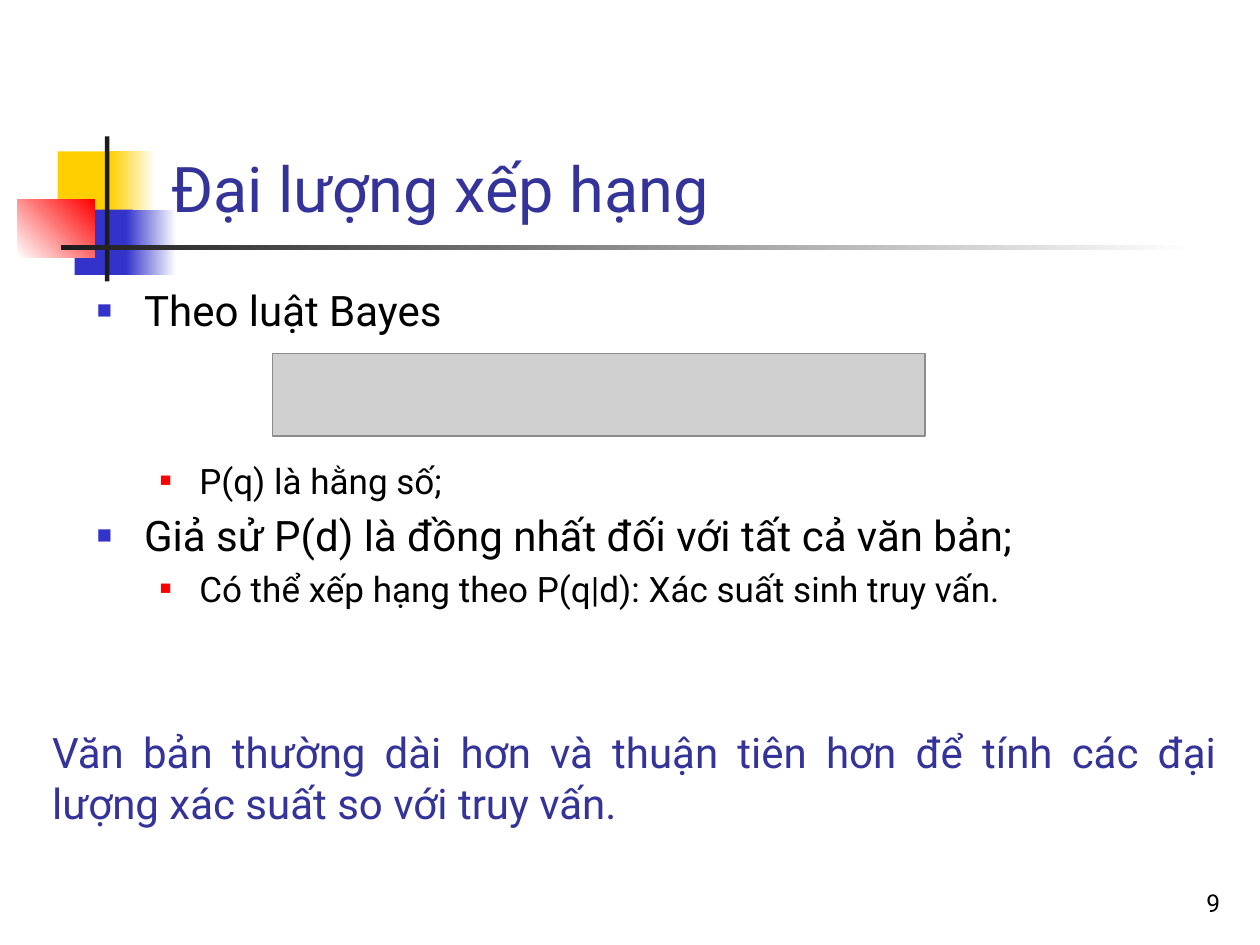
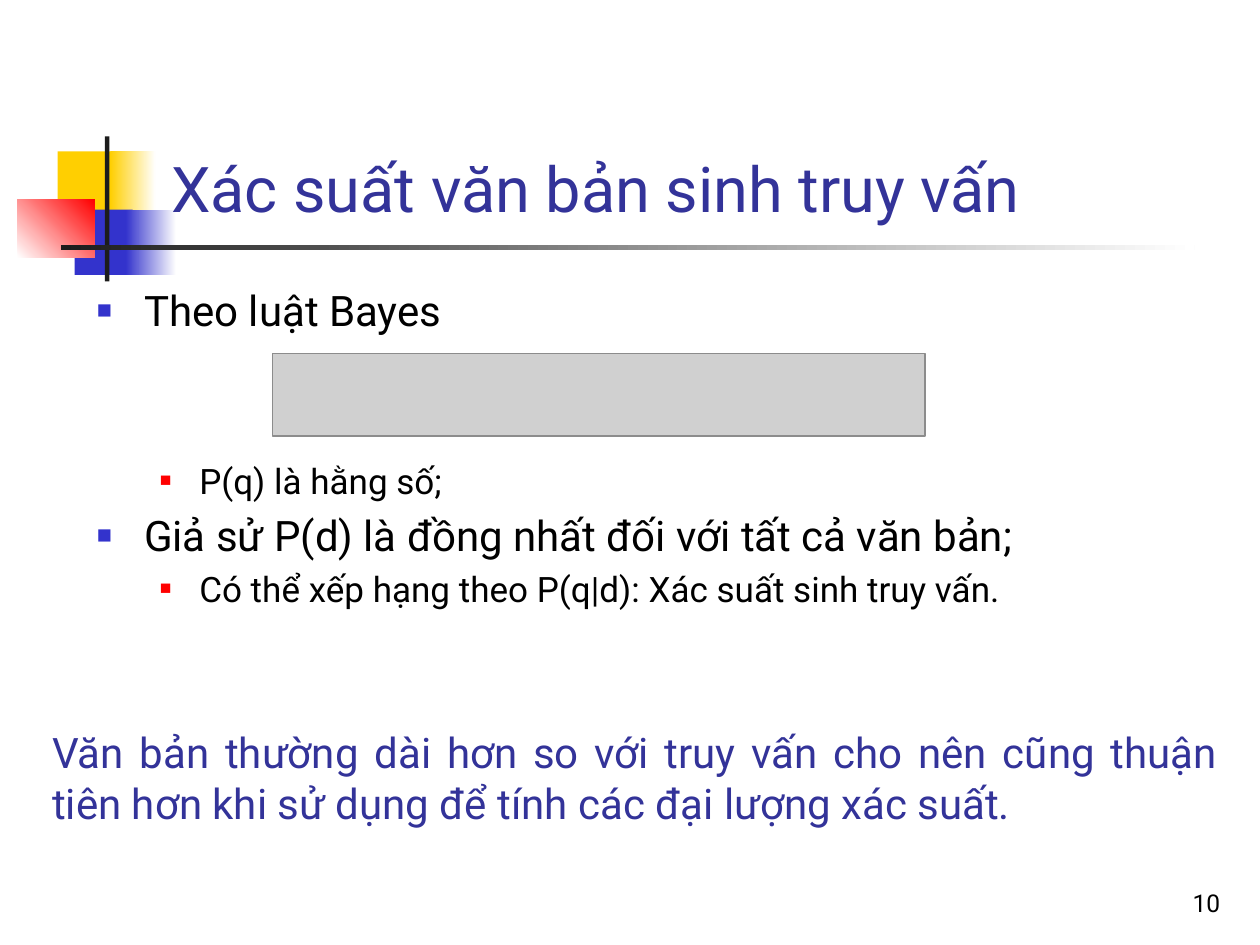
Before and after one commit to bangoc/IT4853, a slide deck: slide 10 of Bài 6 Mô hình ngôn ngữ.pptx (slide 9 before the commit). Drawn at 1260x945 pixels with LibreOffice and Linux fonts; fonts in the diff are those of the drawing; grey boxes stand for pictures. Boxes give left, top, right and bottom in pixels: in the first picture for what was removed or moved away, otherwise in the second. Text is boxed around its words. In the diff, an @@ line names an element or a change of style, - is before the commit and + after.

```diff
--- a/Bài 6 Mô hình ngôn ngữ.pptx
+++ b/Bài 6 Mô hình ngôn ngữ.pptx
@@ title at <box>171,160,1020,226</box>: text changed @@
-Đại lượng xếp hạng
+Xác suất văn bản sinh truy vấn
@@ text at <box>52,733,1217,828</box>: text changed @@
-Văn bản thường dài hơn và thuận tiên hơn để tính các đại lượng xác suất so với truy vấn.
+Văn bản thường dài hơn so với truy vấn cho nên cũng thuận tiên hơn khi sử dụng để tính các đại lượng xác suất.
@@ page number at <box>1193,894,1221,913</box>: text changed @@
-9
+10
```
Also in this commit, not shown: 9 other slides changed, 1 slide added.
